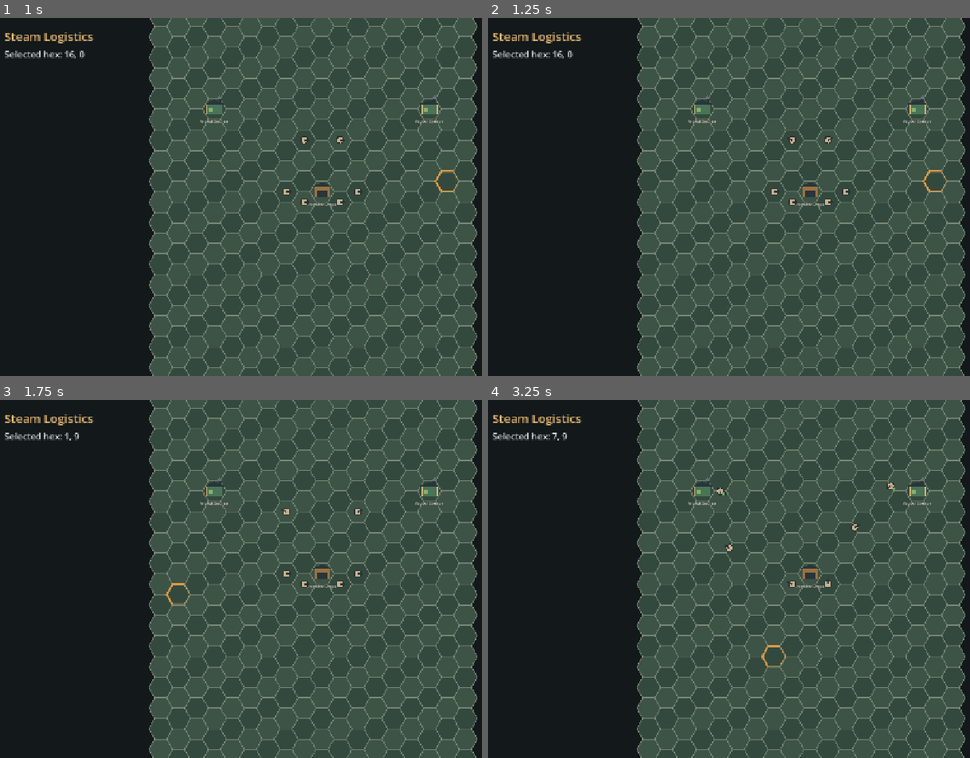
Above: before the commit, frames 1-4 (two rows, left to right).
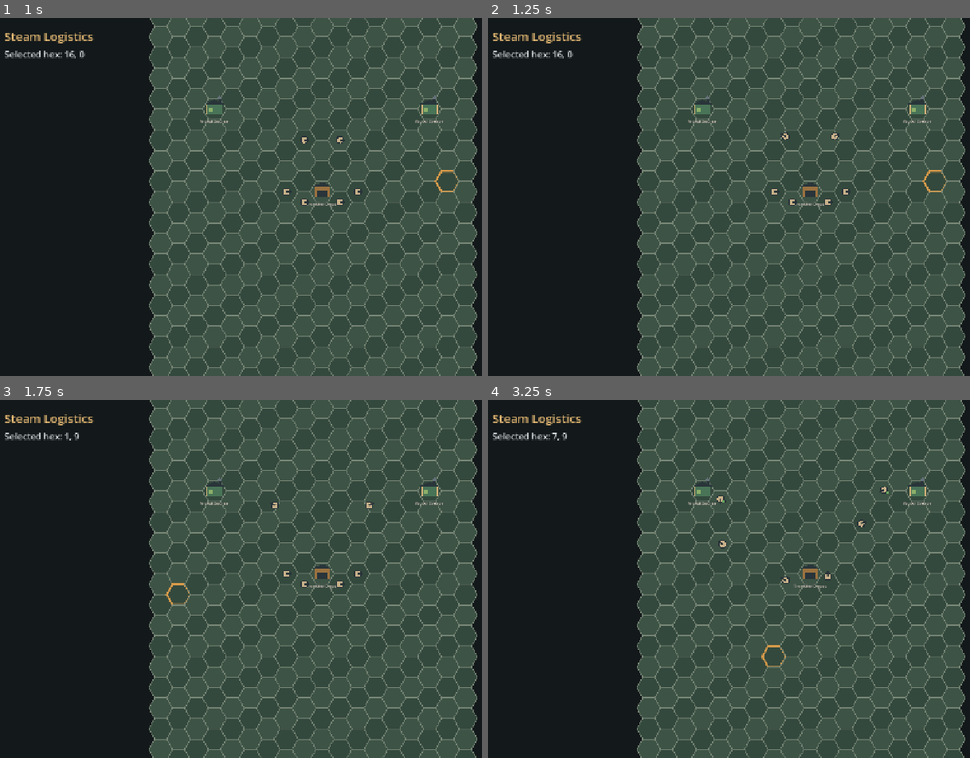
Above: after the commit, the same moments.

Repository: igolebe7-lab/steampunk
Game: Godot game, scene res://scenes/main.tscn
The game is run twice, just before and just after one commit, with the same random seed, the same clock (stepped at 60 frames per second) and the same inputs.
Inputs (mouse positions are in pixels of both pictures, inside the frame that each line leads up to):
- Up to frame 1 (1 s): tap Enter at 0.5 s; move the mouse to (453, 179) at 0.52 s; click (453, 179) at 0.67 s
- Up to frame 2 (1.25 s): no input
- Up to frame 3 (1.75 s): tap Space at 1.25 s; drag from (187, 596) to (279, 650) at 1.27 s
- Up to frame 4 (3.25 s): move the mouse to (863, 500) at 2.02 s; click (863, 500) at 2.17 s; drag from (767, 650) to (608, 525) at 2.77 s

Frame 1 is identical in both runs. In frame 2, less than 0.1% of the frame differs, in the area x 60-73%, y 32-36%; in frame 3, 0.1%; in frame 4, 0.3%, in the area x 47-85%, y 23-53%.

Commit message:
fix: интерполировать движение внутри сегмента

Diff:
--- a/src/presentation/world/worker_view.gd
+++ b/src/presentation/world/worker_view.gd
@@ -19,7 +19,7 @@
 
 func configure(worker: WorkerState, layout: HexLayout) -> void:
     worker_id = worker.id
-    _current_position = layout.coord_to_pixel(worker.coord)
+    _current_position = _simulation_position(worker, layout)
     _previous_position = _current_position
     position = _current_position
     _capture_state(worker, layout)
@@ -27,7 +27,7 @@
 
 func capture_tick(worker: WorkerState, layout: HexLayout) -> void:
     _previous_position = _current_position
-    _current_position = layout.coord_to_pixel(worker.coord)
+    _current_position = _simulation_position(worker, layout)
     _capture_state(worker, layout)
 
 
@@ -37,6 +37,19 @@
 
 func get_visual_position() -> Vector2:
     return position
+
+
+func _simulation_position(worker: WorkerState, layout: HexLayout) -> Vector2:
+    var start := layout.coord_to_pixel(worker.coord)
+    if worker.segment_target == null or worker.segment_duration <= 0:
+        return start
+    var target := layout.coord_to_pixel(worker.segment_target)
+    var progress := clampf(
+        float(worker.segment_progress) / float(worker.segment_duration),
+        0.0,
+        1.0
+    )
+    return start.lerp(target, progress)
 
 
 func _capture_state(worker: WorkerState, layout: HexLayout) -> void:
--- a/tests/integration/test_logistics_world_view.gd
+++ b/tests/integration/test_logistics_world_view.gd
@@ -9,6 +9,7 @@
     var world := instance.get_node("World/LogisticsWorldView") as LogisticsWorldView
     assert_eq(world.get_worker_view_count(), 6, "создаются шесть WorkerView")
     assert_eq(world.get_building_view_count(), 3, "создаются три BuildingView")
+    _assert_segment_interpolation()
     var before := world.get_worker_visual_position(0)
     var controller := instance.get_node("SimulationController") as SimulationController
     controller.set_process(false)
@@ -18,3 +19,32 @@
 
     instance.free()
     return finish()
+
+
+func _assert_segment_interpolation() -> void:
+    var layout := HexLayout.new(32.0)
+    var worker := WorkerState.new(1, HexCoord.new(0, 0))
+    worker.segment_target = HexCoord.new(1, 0)
+    worker.segment_duration = 4
+    var view := WorkerView.new()
+    view.configure(worker, layout)
+    worker.segment_progress = 1
+    view.capture_tick(worker, layout)
+    view.set_interpolation(0.5)
+    var expected := layout.coord_to_pixel(worker.coord).lerp(
+        layout.coord_to_pixel(worker.segment_target),
+        0.125
+    )
+    assert_near(
+        view.get_visual_position().x,
+        expected.x,
+        0.001,
+        "позиция x интерполируется внутри сегмента"
+    )
+    assert_near(
+        view.get_visual_position().y,
+        expected.y,
+        0.001,
+        "позиция y интерполируется внутри сегмента"
+    )
+    view.free()
